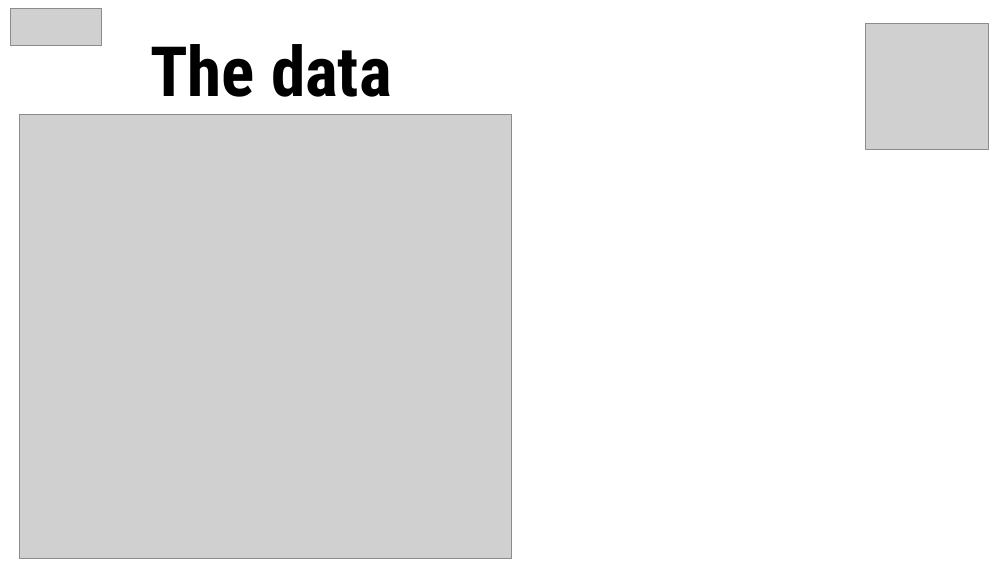
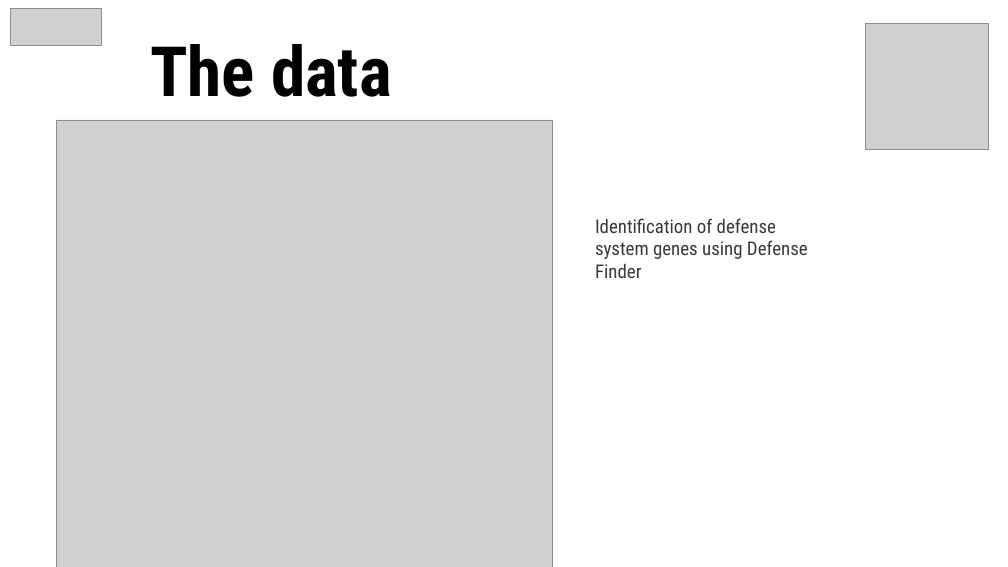
Before and after one commit to Mathilde-Roulleau/project-defense-regulation, a slide deck: slide 7 of final_presentation.pptx. Drawn at 1008x567 pixels with LibreOffice and Linux fonts; fonts in the diff are those of the drawing; grey boxes stand for pictures. Boxes give left, top, right and bottom in pixels: in the first picture for what was removed or moved away, otherwise in the second. Text is boxed around its words. In the diff, an @@ line names an element or a change of style, - is before the commit and + after.

```diff
--- a/final_presentation.pptx
+++ b/final_presentation.pptx
@@ picture: place and size @@
-picture at bbox=[20, 114, 511, 558]
+picture at bbox=[56, 120, 552, 567]
@@ text added at bbox=[595, 218, 808, 278], 18 pt, text #3A3A3A @@
+Identification of defense system genes using Defense Finder
```
Also in this commit, not shown: 15 other slides changed, 2 slides added, 1 slide removed, 35 other files.
